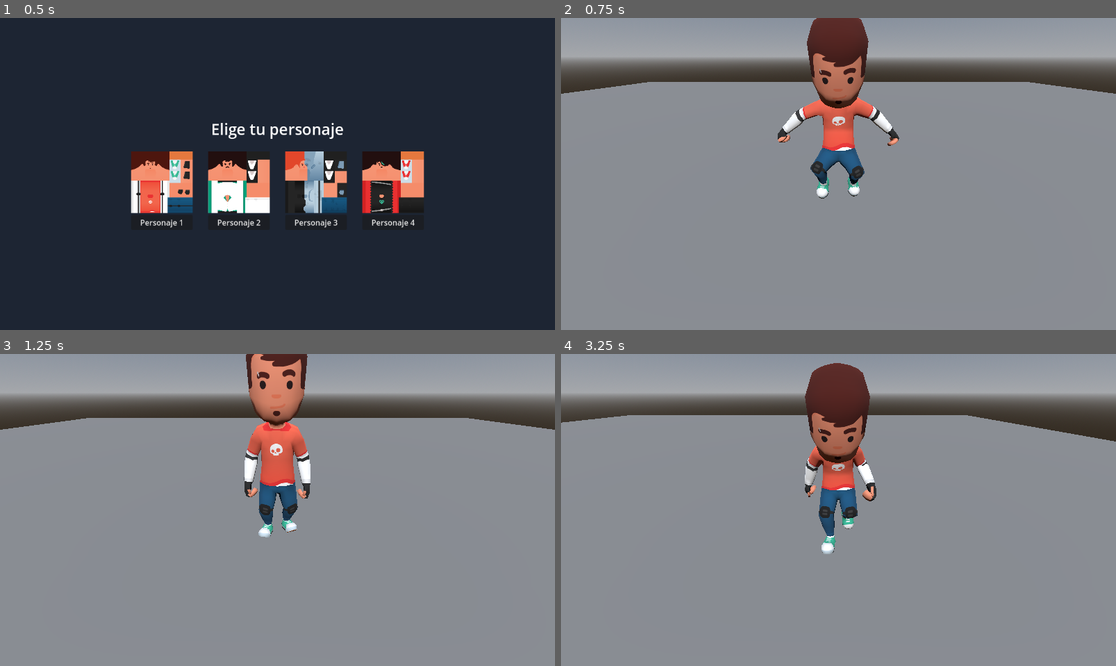
Above: before the commit, frames 1-4 (two rows, left to right).
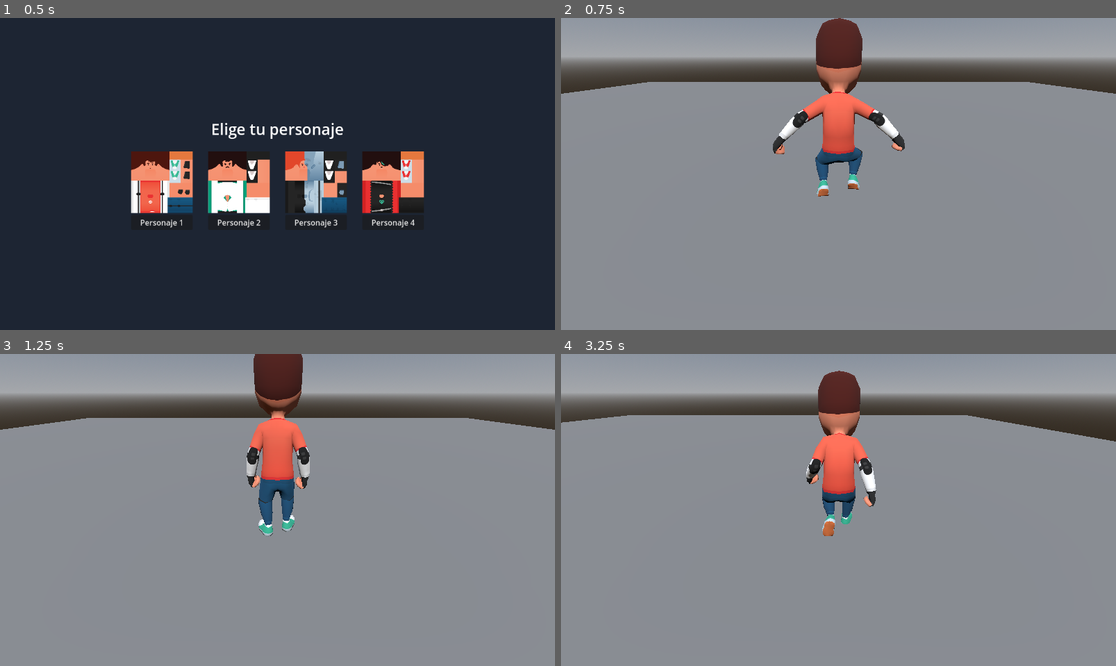
Above: after the commit, the same moments.

Repository: BigBang1010101010/game12
Game: Godot game, scene res://scenes/character_select.tscn
The game is run twice, just before and just after one commit, with the same random seed, the same clock (stepped at 60 frames per second) and the same inputs.
Inputs:
- Up to frame 1 (0.5 s): no input
- Up to frame 2 (0.75 s): click "Personaje 1" at 0.5 s
- Up to frame 3 (1.25 s): no input
- Up to frame 4 (3.25 s): hold D (move_right) 1.28-2.03 s; tap Space (jump) at 1.52, 2.27 s; hold S (move_back) 2.03-2.78 s; hold D (move_right) from 2.78 s (still down)

Frame 1 is identical in both runs. In frame 2, 3.4% of the frame differs, in the area x 38-62%, y 0-58%; in frame 3, 3.5%; in frame 4, 3.6%, in the area x 43-57%, y 2-65%.

Commit message:
Fix character model facing the camera instead of away from it
Root cause, confirmed numerically (not just visually): the source
Kenney model's skeleton is authored with its own front along local
+Z, the opposite of Godot's -Z forward convention. Evidence: in the
unmodified rest pose, the "LeftArm" bone sits on +X - for a rig facing
-Z (Godot's convention), a character's own left side should be at -X,
so +X only matches a rig whose front is +Z.

Movement itself was never wrong (already numerically verified earlier
to move correctly along world -Z on move_forward, matching Godot's
convention) - the character's visual model just faced the opposite way
from the direction it walked, and the camera, positioned behind the
-Z-facing Player as intended, ended up in front of the actual
(+Z-facing) model, looking at its face.

Fix: rotate the instanced CharacterModel 180 degrees around Y in
player.gd's _spawn_character_model(), once at spawn time. Movement
logic and the CameraRig offset are untouched, per the diagnosis that
only the model's own orientation was backwards.

Verified with a headless Godot 4.3 run: after the fix, "LeftArm" sits
at world X = -0.336 relative to the Player (now correctly on the -X
side for a -Z-facing rig); the model's original local +Z (its
authored front) now points to world (0, 0, -1); a 1-second
move_forward press moves the player by (0, -0.10, -4.92), i.e. along
world -Z - the same direction the model's front now points
(dot product > 0.9 confirms alignment). The camera sits at Z=+4
relative to the player, the opposite side from -Z, i.e. correctly
behind the character. No CameraRig change was needed once the model's
own orientation was corrected.

Diff:
--- a/scripts/player.gd
+++ b/scripts/player.gd
@@ -39,6 +39,11 @@
 	var instance := packed.instantiate()
 	instance.name = "CharacterModel"
 	instance.transform.origin.y = MODEL_FEET_OFFSET
+	# The source model's own front faces local +Z, the opposite of Godot's
+	# -Z forward convention (confirmed via its skeleton rest pose: "LeftArm"
+	# sits on +X, which only matches a +Z-facing rig). Rotate it 180 degrees
+	# around Y so it faces -Z like the rest of the Player/movement code.
+	instance.rotate_y(PI)
 	add_child(instance)
 
 	skeleton = CharacterRig.find_skeleton(instance)
